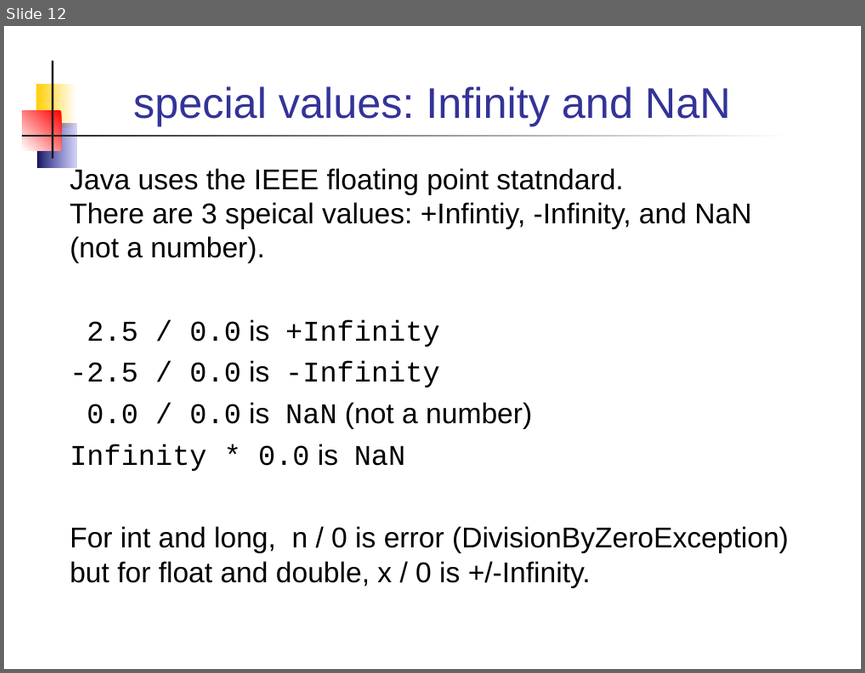
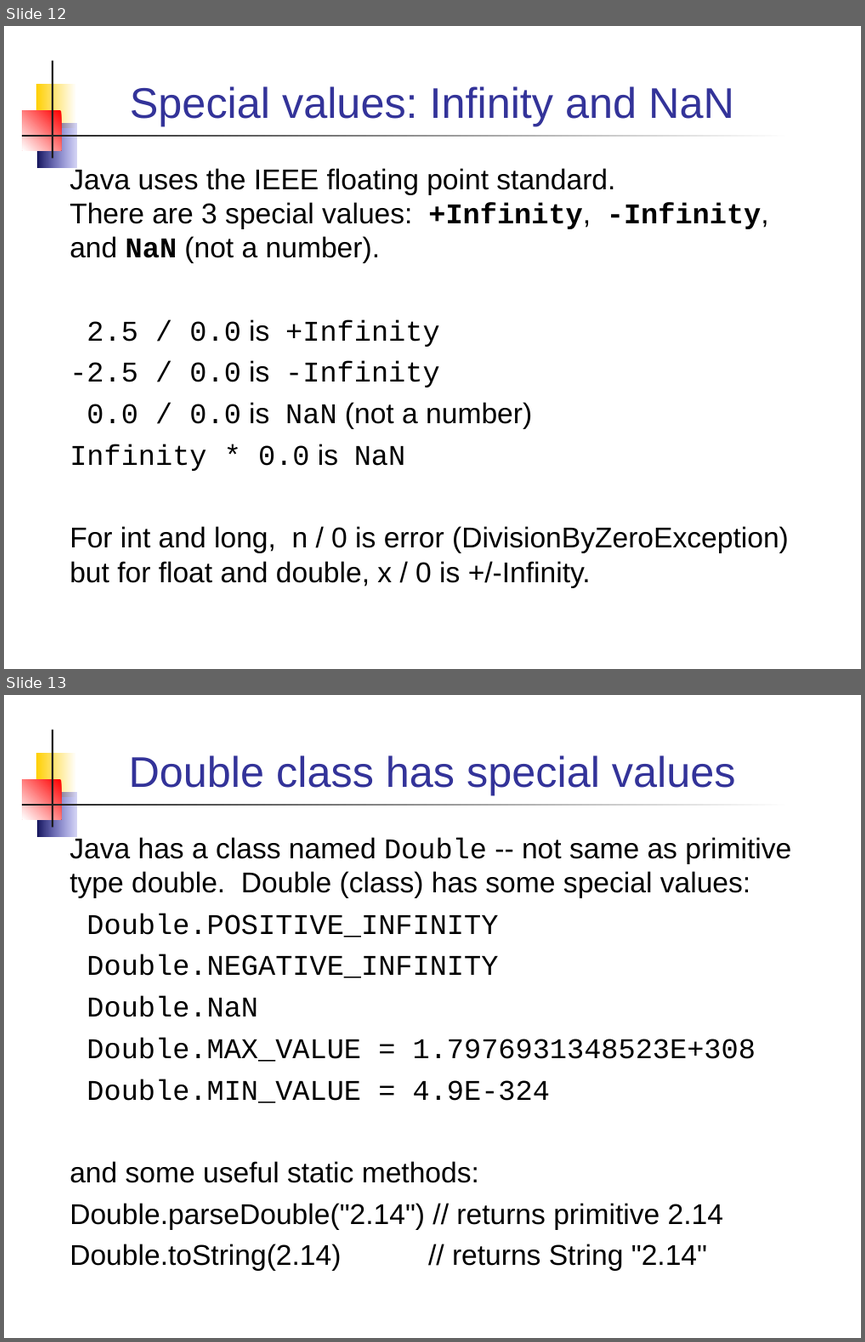
Before and after one commit to cpske/programming1, a slide deck: week2/3-Primitive-Datatypes.ppt. Shown one above the other, each under a label of ours: slide 12 before the commit, slides 12 and 13 after it. The pictures are 865x673 and 865x1342 pixels, drawn with LibreOffice and Linux fonts; fonts in the diff are those of the drawing. Boxes give left, top, right and bottom in pixels: in the first picture for what was removed or moved away, otherwise in the second. Text is boxed around its words. In the diff, an @@ line names an element or a change of style, - is before the commit and + after.

Commit message:
fix typos in primitives slides

```diff
--- a/week2/3-Primitive-Datatypes.ppt
+++ b/week2/3-Primitive-Datatypes.ppt
@@ slide 13 added at (4, 695, 861, 1338), background #FFFFFF; not listed: 5 template elements that a slide beside it also shows @@
@@ title added at (129, 755, 736, 795), 36 pt, text #333399 @@
+Double class has special values
@@ text added at (69, 835, 791, 1270), 24 pt, text #000000 @@
+Java has a class named Double -- not same as primitive type double. Double (class) has some special values:
+Double.POSITIVE_INFINITY
+Double.NEGATIVE_INFINITY
+Double.NaN
+Double.MAX_VALUE = 1.7976931348523E+308
+Double.MIN_VALUE = 4.9E-324
+and some useful static methods:
+Double.parseDouble("2.14") // returns primitive 2.14
+Double.toString(2.14) // returns String "2.14"
@@ slide 12 changed as well @@
@@ title at (130, 86, 734, 126): text changed @@
-special values: Infinity and NaN
+Special values: Infinity and NaN
@@ text at (69, 166, 769, 263): text changed @@
-Java uses the IEEE floating point statndard.
-There are 3 speical values: +Infintiy, -Infinity, and NaN (not a number).
+Java uses the IEEE floating point standard.
+There are 3 special values: +Infinity, -Infinity, and NaN (not a number).
```
Also in this commit, not shown: 10 other slides changed, 1 other file.
